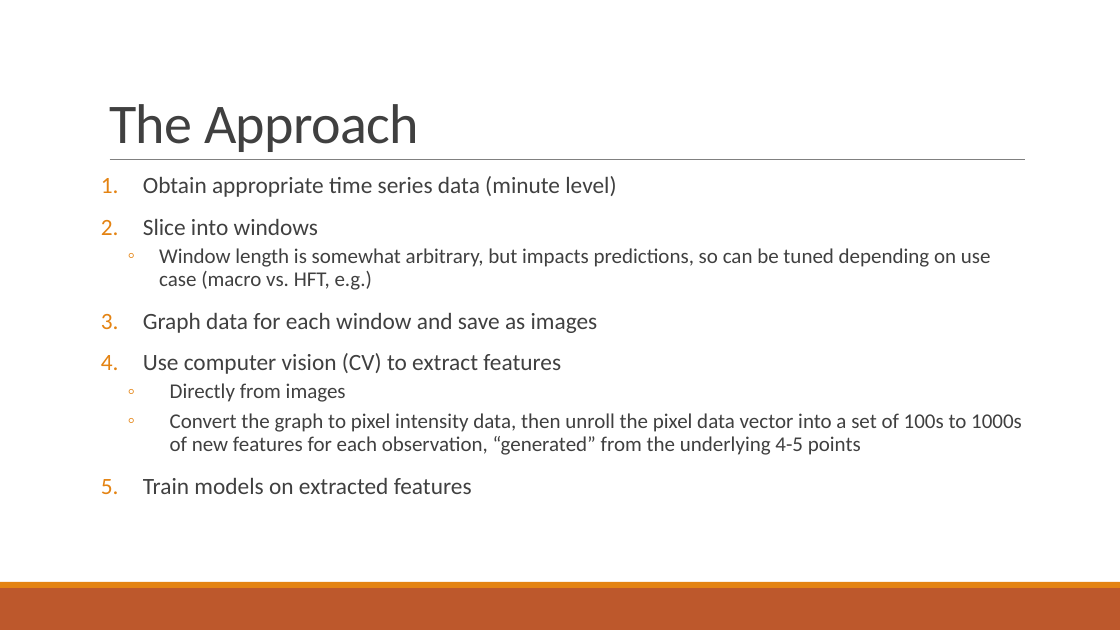
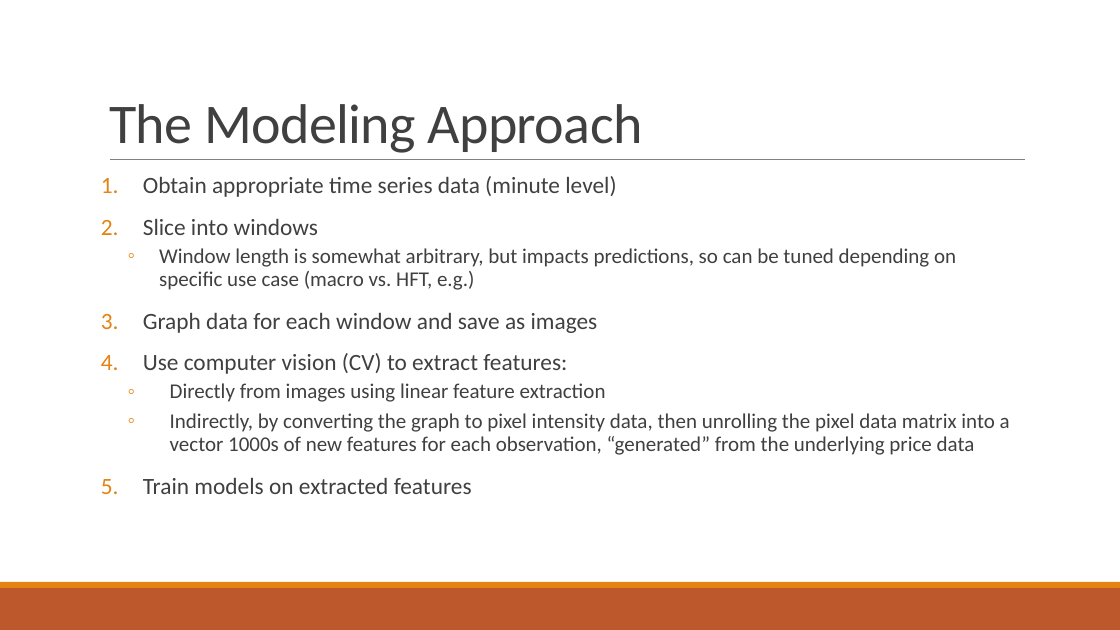
Before and after one commit to afcarl/TS_Project, a slide deck: slide 4 of project_presentation.pptx. Drawn at 1120x630 pixels with LibreOffice and Linux fonts; fonts in the diff are those of the drawing. Boxes give left, top, right and bottom in pixels: in the first picture for what was removed or moved away, otherwise in the second. Text is boxed around its words. In the diff, an @@ line names an element or a change of style, - is before the commit and + after.

```diff
--- a/project_presentation.pptx
+++ b/project_presentation.pptx
@@ title at (109, 104, 642, 153): text changed @@
-The Approach
+The Modeling Approach
@@ text at (159, 248, 956, 290): text changed @@
-  ◦ Window length is somewhat arbitrary, but impacts predictions, so can be tuned depending on use case (macro vs. HFT, e.g.)
+  ◦ Window length is somewhat arbitrary, but impacts predictions, so can be tuned depending on specific use case (macro vs. HFT, e.g.)
@@ text at (143, 353, 1010, 455): text changed @@
-4. Use computer vision (CV) to extract features
-  ◦ Directly from images
-  ◦ Convert the graph to pixel intensity data, then unroll the pixel data vector into a set of 100s to 1000s of new features for each observation, “generated” from the underlying 4-5 points
+4. Use computer vision (CV) to extract features:
+  ◦ Directly from images using linear feature extraction
+  ◦ Indirectly, by converting the graph to pixel intensity data, then unrolling the pixel data matrix into a vector 1000s of new features for each observation, “generated” from the underlying price data
```
Also in this commit, not shown: 6 other slides changed, 1 other file.
